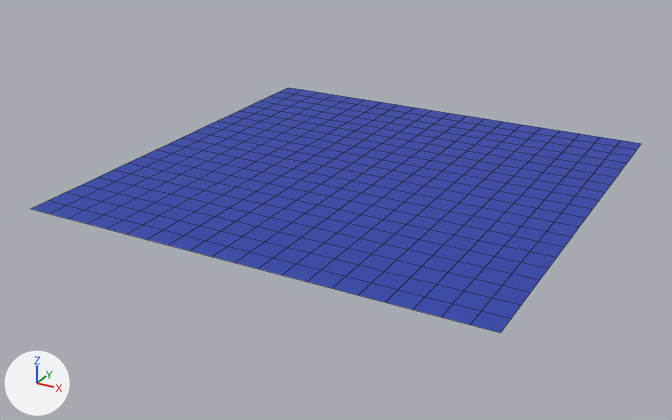
Two versions of the Blender file experiments/simple_water/water.blend, one commit apart.
The view is the same before and after, from a 50 mm camera at (17.6, -34.4, 15.2) aimed at (-0.7, -1.1, -1.5). Arrows for +X, +Y and +Z are at lower left; the lights stay in place. Mesh edges are drawn as thin lines.
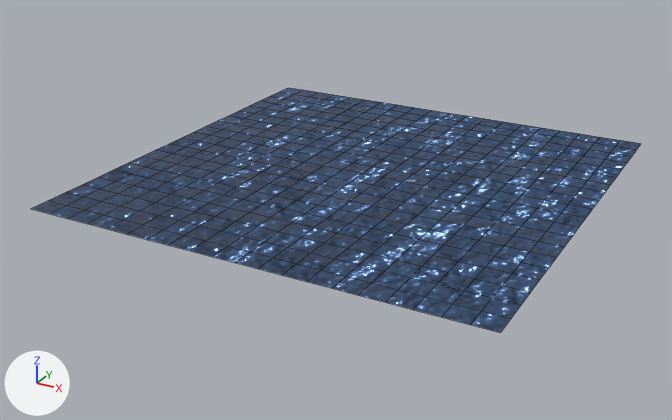
Commit message: simple water experiment finished

Boxes (x1, y1, x2, y2) around the edits, measured in the pictures (672 x 420 px):
'Grid', surface changed
    both: (31, 88, 641, 333)

What changed in the scene script:
```text
Add img_perlin_normal_png:
    img_perlin_normal_png = load_image('perlin_normal.png', 'perlin_normal.png', 256, 256, 'sRGB')
Change mat_material_001:
    where n0 = _N.new('ShaderNodeBsdfPrincipled'); n0.name = 'Principled BSDF'
    n0.inputs[0].default_value: (0.0201, 0.0494, 0.414, 1.0) -> (0.102, 0.178, 0.352, 1.0)  # 'Base Color', blue #273fac -> 'Base Color', blue #5a75a0
    add n0.inputs[1].default_value = 1.0  # 'Metallic'
    add n0.inputs[2].default_value = 0.302  # 'Roughness'
    add n2 = _N.new('ShaderNodeNormalMap'); n2.name = 'Normal Map'
    add n2.space = 'WORLD'
    add n3 = _N.new('ShaderNodeTexImage'); n3.name = 'Image Texture.001'
    add n3.image = img_perlin_normal_png
    add _L.new(n2.outputs[0], n0.inputs[5])  # 'Normal' to 'Normal'
    add _L.new(n3.outputs[0], n2.inputs[1])  # 'Color' to 'Color'
```
